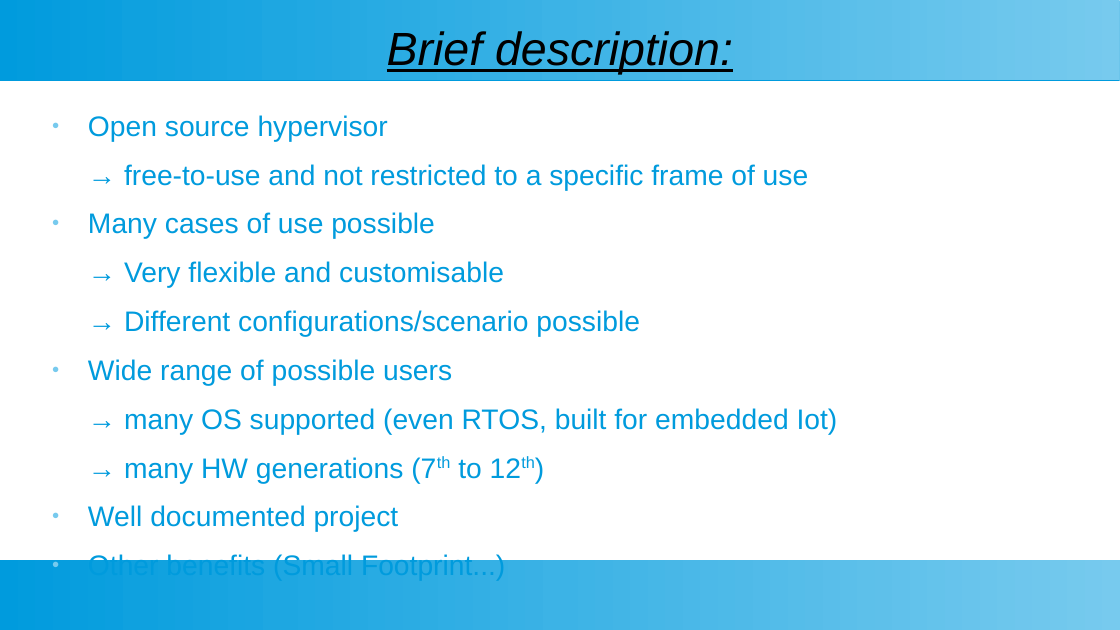
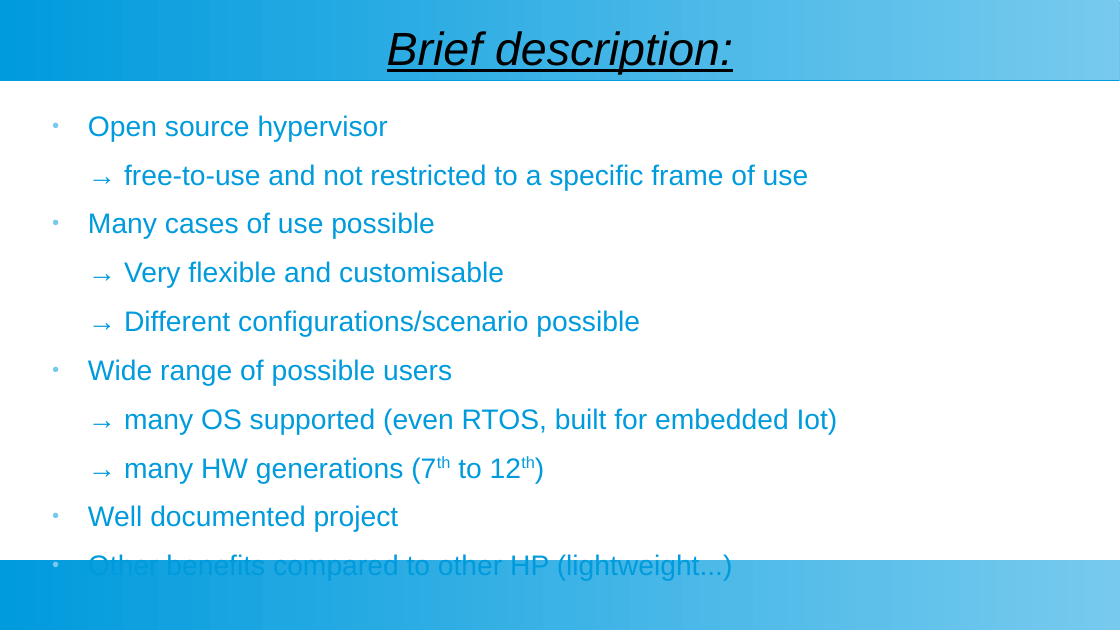
Before and after one commit to NOSMT/ACRN23, a slide deck: slide 2 of presentation.odp. Drawn at 1120x630 pixels with LibreOffice and Linux fonts; fonts in the diff are those of the drawing. Boxes give left, top, right and bottom in pixels: in the first picture for what was removed or moved away, otherwise in the second. Text is boxed around its words. In the diff, an @@ line names an element or a change of style, - is before the commit and + after.

```diff
--- a/presentation.odp
+++ b/presentation.odp
@@ text at [88, 553, 733, 581]: text changed @@
-● Other benefits (Small Footprint...)
+● Other benefits compared to other HP (lightweight...)
```
Also in this commit, not shown: 1 other slide changed, 4 other files.
